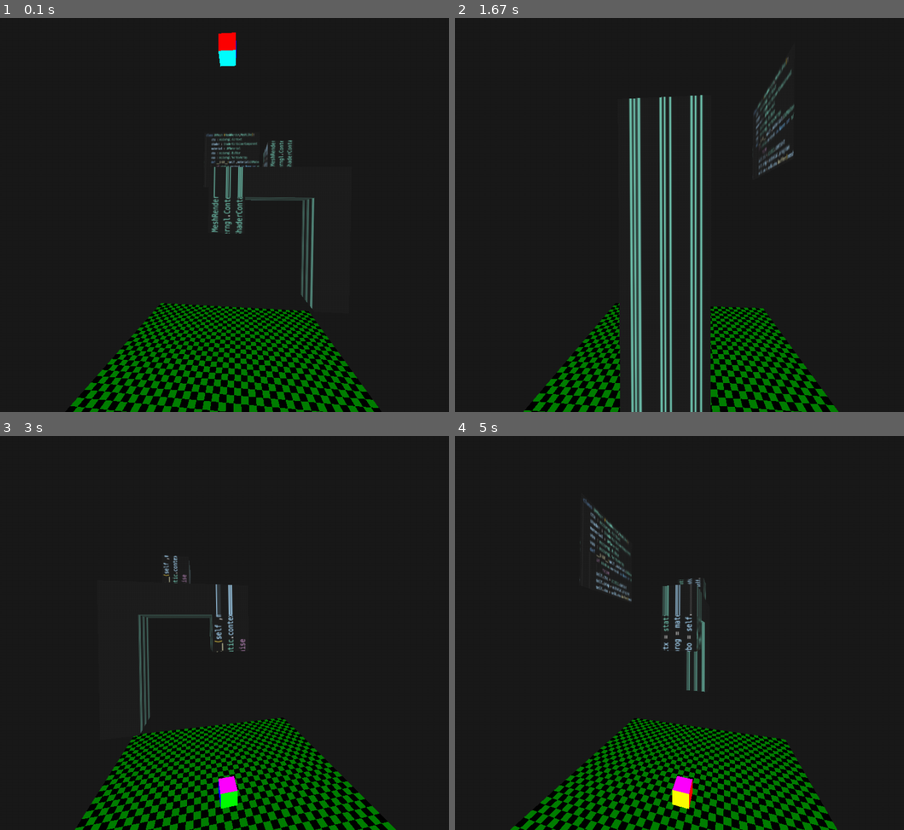
Above: before the commit, frames 1-4 (two rows, left to right).
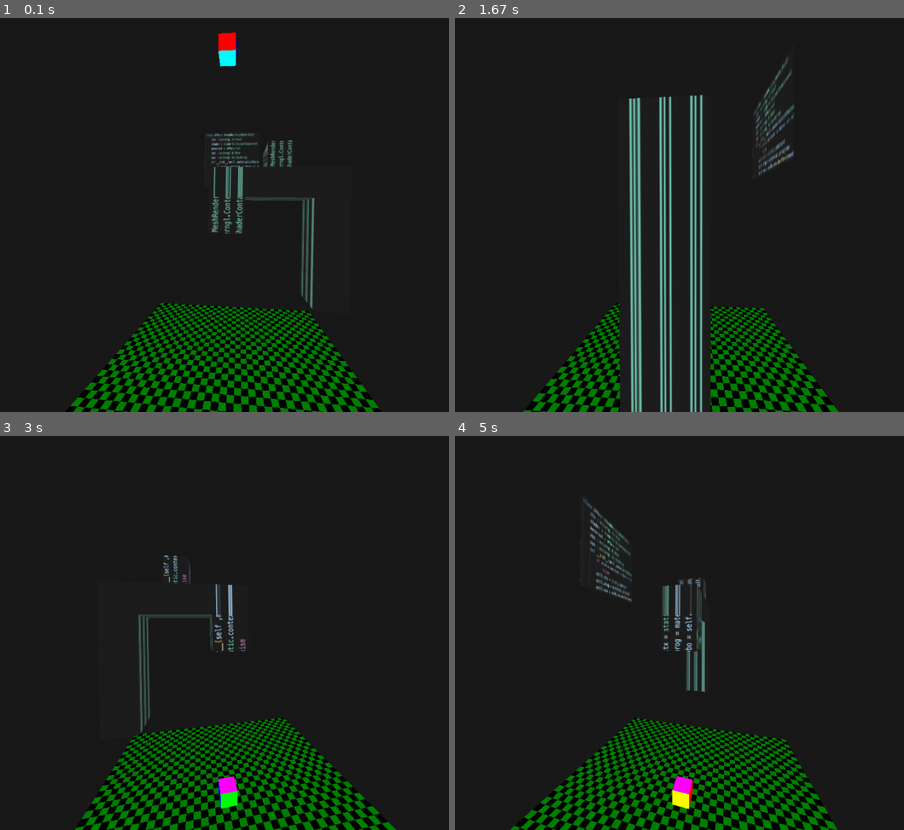
Above: after the commit, the same moments.

Repository: Oshota501/Pygame_Prog
Game: pygame game, started from main.py
Same seed, same stepped clock (60 frames per second), same inputs: the game is played once before the commit and once after it.
Inputs:
- Up to frame 1 (0.1 s): no input
- Up to frame 2 (1.67 s): no input
- Up to frame 3 (3 s): no input
- Up to frame 4 (5 s): no input

The runs differ from the first frame. In frame 1, 0.3% of the frame differs, in the area x 15-85%, y 72-100%; in frame 2, 0.1%; in frame 3, 0.3%, in the area x 17-87%, y 50-100%; in frame 4, 0.3%.

Commit message:
feat : clockが重いのでtimeに依存に変更

Diff:
--- a/PyGame3d/GameObject/Camera.py
+++ b/PyGame3d/GameObject/Camera.py
@@ -36,9 +36,9 @@
         for c in self.child :
             c.start()
         return
-    def update (self,delta_MS:float) :
+    def update (self,delta_time:float) :
         for c in self.child :
-            c.update(delta_MS)
+            c.update(delta_time)
         return
 
     # Position
--- a/PyGame3d/GameObject/__init__.py
+++ b/PyGame3d/GameObject/__init__.py
@@ -6,7 +6,7 @@
 # 描画など内部的な処理に使うUpdataとStart
 class SimpleGameObject (ABC) :
     @abstractmethod
-    def update (self,delta_MS:float) -> None :
+    def update (self,delta_time:float) -> None :
         return
     @abstractmethod
     def start (self) -> None :
@@ -140,9 +140,9 @@
         for c in self.child :
             c.start()
         return
-    def update (self,delta_MS:float) :
+    def update (self,delta_time:float) :
         for c in self.child :
-            c.update(delta_MS)
+            c.update(delta_time)
         return
 
     # Position
--- a/PyGame3d/GameObject/sprite.py
+++ b/PyGame3d/GameObject/sprite.py
@@ -85,9 +85,9 @@
     ) -> None:
         super().__init__(velocity,mass,use_velocity=use_velocity)
         self._delta_position = Vector3()
-    def cal_position (self,deltaMS:float,position:Vector3) -> Vector3 :
+    def cal_position (self,delta_time:float,position:Vector3) -> Vector3 :
         if self.use_velocity :
-            deltaS = deltaMS*0.001
+            deltaS = delta_time
             g = static.gravity_asseleration
             self.velocity += g*deltaS
             self._delta_position = self.velocity*deltaS
@@ -152,15 +152,15 @@
         else:
             self.physics = physics
     # @override
-    def update(self,delta_MS:float):
-        super().update(delta_MS)
+    def update(self,delta_time:float):
+        super().update(delta_time)
         # 物理演算で位置を更新
         if self.is_collide :
             self._double_collide += 1
         else :
             self._double_collide = 0
-        if self.physics is not None and self._double_collide <= 3:
-            self.position += self.physics.cal_position(delta_MS, self.position)
+        if self.physics is not None and self._double_collide <= 4:
+            self.position += self.physics.cal_position(delta_time, self.position)
         if self.mesh is not None :
             self.mesh.render(Transform(
                 self.get_position(),
--- a/PyGame3d/Scene/__init__.py
+++ b/PyGame3d/Scene/__init__.py
@@ -12,7 +12,7 @@
 # PyGame3d.GameObject.SimpleGameObjectと役割が明確に異なっているので注意
 class GameScript (ABC) :
     @abstractmethod
-    def update (self,delta_MS:float) -> None :
+    def update (self,delta_time:float) -> None :
         return
     @abstractmethod
     def start (self) -> None :
@@ -31,7 +31,7 @@
     def start (self) -> None :
         pass
     @abstractmethod
-    def update (self,delta_MS:float) -> None :
+    def update (self,delta_time:float) -> None :
         pass
     @abstractmethod
     def get_camera (self) -> Camera :
@@ -71,13 +71,13 @@
             e.start()
         for c in self.container.get_child() :
             c.start()
-    def update (self,delta_MS:float):
+    def update (self,delta_time:float):
         for e in self.exe :
-            e.update(delta_MS)
+            e.update(delta_time)
         for c in self.container.get_child() :
-            c.update(delta_MS)
+            c.update(delta_time)
         for t in self.ticker.items() :
-            t[1](delta_MS)
+            t[1](delta_time)
         # CollideManager
         self._manager.check_all_collisions()
     def get_camera(self) -> Camera:
--- a/PyGame3d/__init__.py
+++ b/PyGame3d/__init__.py
@@ -8,6 +8,7 @@
 from PyGame3d.vector.Vector2 import Vector2
 from PyGame3d.Draw.shader_container import ShaderContainer, ShaderContainerComponent
 import PyGame3d.static  as static
+import time
 
 # signature : oshota , gemini AI
 
@@ -32,12 +33,13 @@
     stage : SceneComponent
     perspective : float
     _screen : pygame.Surface | None
-    fps : int
+    fps : int|None
+    _updata_time : float|None
     check_performance : bool
 
     def __init__(self,
             scene:Scene|None=None,
-            fps:int=60,
+            fps:int|None=None,
             perspective:float=90,
             screen_size:tuple[int,int]=(1000,680),
             viewing_angle:float=100,
@@ -60,6 +62,10 @@
             static.vert_color_mesh,
         ]
         self.fps = fps
+        if fps is not None :
+            self._updata_time = 1/fps
+        else :
+            self._updata_time = None
 
         if scene == None :
             self.stage = Scene()
@@ -115,8 +121,9 @@
 
         test.start()
         self.get_scene().start()
-
+        a_time = time.time()
         while running:
+            no_process = time.time()
             for event in pygame.event.get():
                 if event.type == pygame.QUIT:
                     running = False
@@ -135,10 +142,15 @@
             for prog in self._shader_program :
                 prog.send_view_by_camera(camera)
 
-            deltatime = self._clock.tick(self.fps)  # ミリ秒
-            if self.check_performance :
-                if 1000/deltatime <= self.fps-10 :
-                    print("Warning : fps is not stabilized:", 1000/deltatime)
+            now = time.time()
+            deltatime = now-a_time
+            a_time = now
+            if self.fps is not None :
+                self._clock.tick(self.fps)
+
+            if self.check_performance and self.fps is not None:
+                if 1/deltatime <= self.fps*0.75 :
+                    print("Warning : fps is not stabilized:", 1/deltatime)
             self.stage.update(deltatime)
 
             pygame.display.flip()
--- a/main.py
+++ b/main.py
@@ -7,7 +7,7 @@
 from PyGame3d.vector import Vector3
 
 # おまじない
-game = PyGame3d.Application(fps=60,check_performance=True)
+game = PyGame3d.Application(check_performance=True)
 game.init()
 
 # 変数定義
@@ -34,9 +34,9 @@
 # stageに追加
 game.stage.add_child(container)
 # update関数定義
-def update (delta_MS:float) -> None :
+def update (delta_time:float) -> None :
     global angle
-    angle += delta_MS * 0.001
+    angle += delta_time
     game.stage.camera.position = Vector3(math.sin(angle),0,math.cos(angle))*10
     game.stage.camera.look_at(Vector3(0,0,0))
 # tickerに追加
Not shown, changed: README.md
